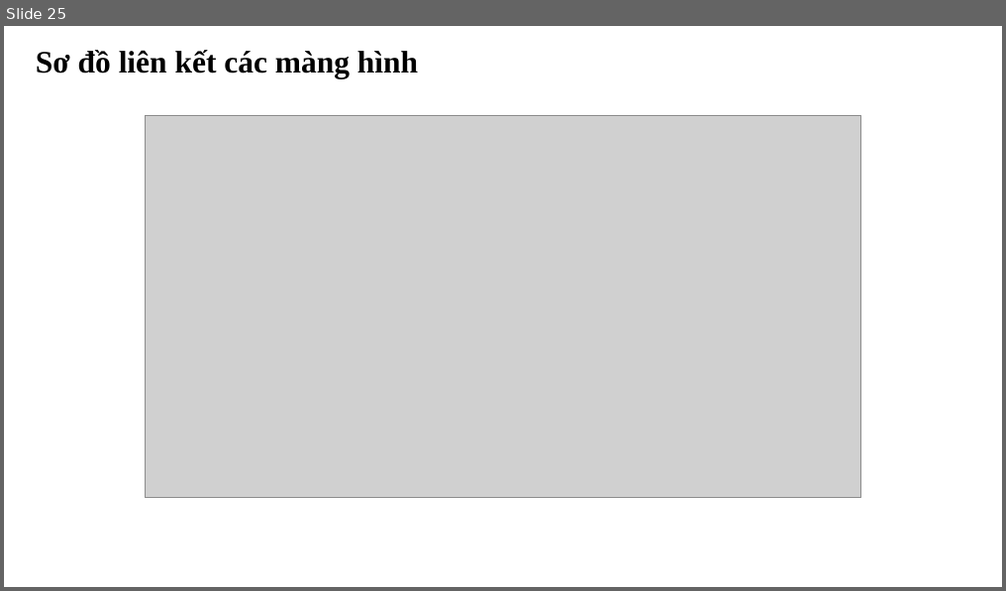
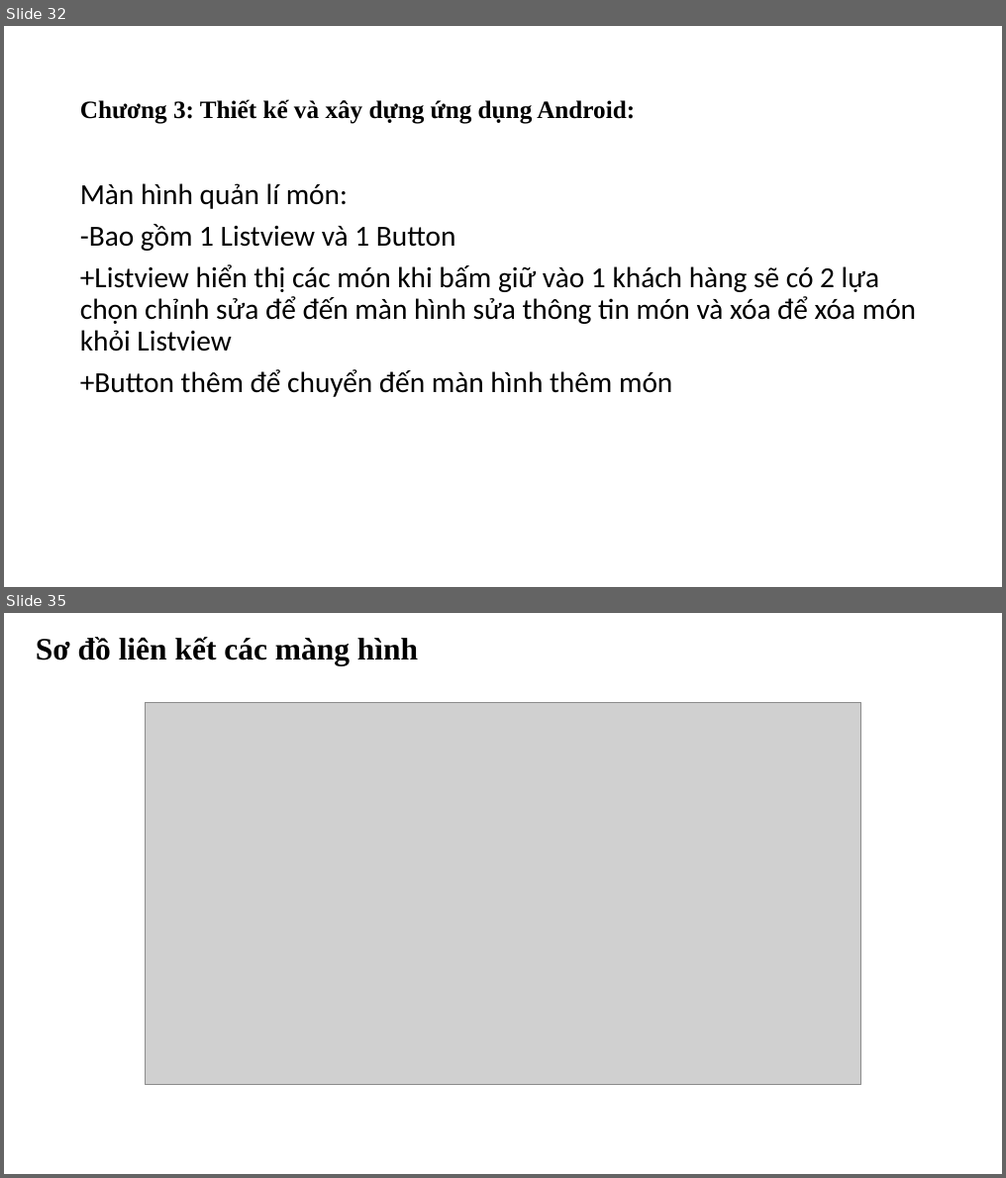
Before and after one commit to aokidai/androidcuoiki, a slide deck: bcck.pptx. Shown one above the other, each under a label of ours: slide 25 before the commit, slides 32 and 35 after it; the slides between them are not shown. The pictures are 1006x591 and 1006x1178 pixels, drawn with LibreOffice and Linux fonts; fonts in the diff are those of the drawing; grey boxes stand for pictures. Boxes give left, top, right and bottom in pixels: in the first picture for what was removed or moved away, otherwise in the second. Text is boxed around its words. In the diff, an @@ line names an element or a change of style, - is before the commit and + after.

```diff
--- a/bcck.pptx
+++ b/bcck.pptx
@@ slide 32 added at [4,26,1002,587], background #FFFFFF @@
@@ title added at [80,99,635,124], 24 pt, text #000000, bold @@
+Chương 3: Thiết kế và xây dựng ứng dụng Android:
@@ text added at [80,183,916,397], 28 pt, text #000000 @@
+Màn hình quản lí món:
+-Bao gồm 1 Listview và 1 Button
++Listview hiển thị các món khi bấm giữ vào 1 khách hàng sẽ có 2 lựa chọn chỉnh sửa để đến màn hình sửa thông tin món và xóa để xóa món khỏi Listview
++Button thêm để chuyển đến màn hình thêm món
@@ what was slide 25 is now slide 35 @@
```
Also in this commit, not shown: 1 slide changed, 18 other slides added, 1 slide removed, 16 other files.
